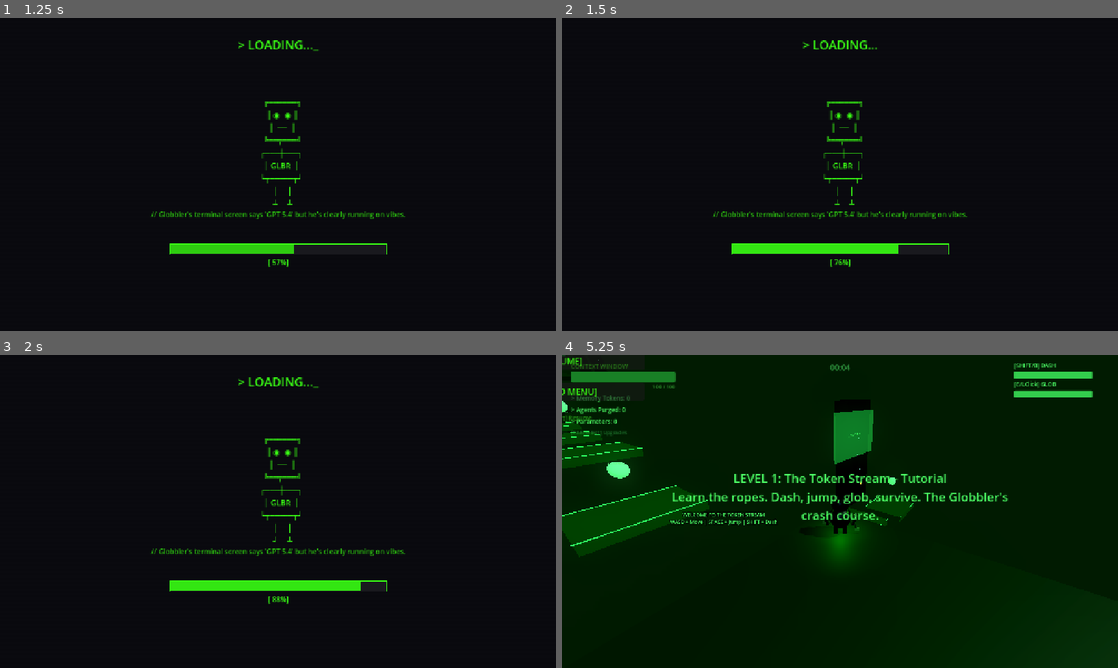
Above: before the commit, frames 1-4 (two rows, left to right).
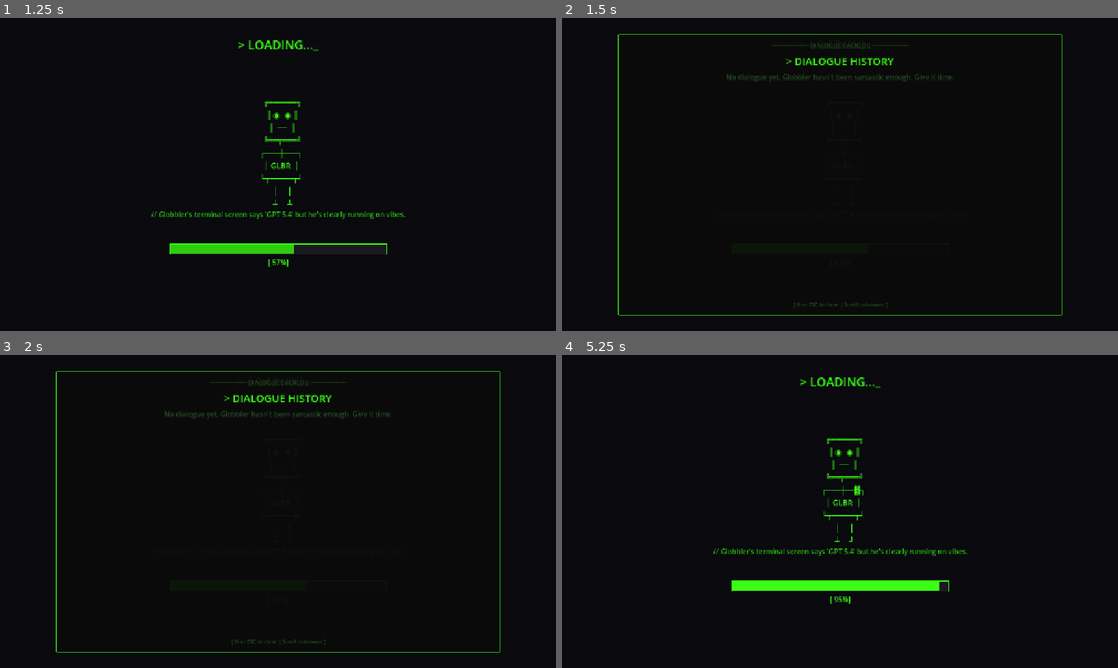
Above: after the commit, the same moments.

Repository: hwashburn1011/globblers-journey
Game: Godot game, scene res://scenes/main/main_menu.tscn
Two runs of this game, one before a commit and one after it. Both use one fixed random seed, a clock stepped at 60 frames per second and the inputs below.
Inputs (mouse positions are in pixels of both pictures, inside the frame that each line leads up to):
- Up to frame 1 (1.25 s): click "[ NEW GAME ]" at 0.5 s
- Up to frame 2 (1.5 s): tap Enter (menu_confirm) at 1.25 s; move the mouse to (962, 158) at 1.27 s; hold Right (hack_right) from 1.28 s (still down); hold H (dialogue_history, bound only after the commit) from 1.28 s (still down); click (962, 158) at 1.42 s
- Up to frame 3 (2 s): keep holding Right (hack_right); keep holding H (dialogue_history, bound only after the commit)
- Up to frame 4 (5.25 s): release Right (hack_right) at 2 s; release H (dialogue_history, bound only after the commit) at 2 s; drag from (728, 527) to (812, 574) at 2.02 s; tap Enter (menu_confirm) at 2.75 s; move the mouse to (895, 442) at 2.77 s; hold Right (hack_right) 2.78-3.5 s; hold G (agent_spawn) 2.78-3.5 s; tap H (dialogue_history, bound only after the commit) at 3.05, 4.55 s; drag from (812, 574) to (673, 464) at 3.52 s; move the mouse to (878, 514) at 4.27 s; hold Up (hack_up) 4.28-5 s; hold Mouse wheel down (camera_zoom_out) 4.28-5 s; tap Escape (pause) at 4.9 s; drag from (673, 464) to (756, 433) at 5.02 s

Frame 1 is identical in both runs. In frame 2, 3.6% of the frame differs, in the area x 10-90%, y 5-96%; in frame 3, 3.7%; in frame 4, 22%, in the area x 0-100%, y 0-100%.

Commit message:
feat: Task 6.3 — add dialogue history viewer (H key)
Created scenes/ui/dialogue_history.gd and .tscn with terminal-style
scrollable backlog showing last 30 dialogue entries. Registered
"dialogue_history" input action (H key) in game_manager.gd. Pauses
game while open, closes with H or ESC.

Co-Authored-By: Claude Opus 4.6 (1M context) <noreply@anthropic.com>

Diff:
--- /dev/null
+++ b/scenes/ui/dialogue_history.gd
@@ -0,0 +1,166 @@
+extends CanvasLayer
+
+# Dialogue History Viewer — because players will absolutely demand receipts
+# for every sarcastic thing Globbler ever said. Press H to open, ESC/H to close.
+# Pauses the game while open, because multitasking is a myth.
+
+const GREEN := Color("#39FF14")
+const DIM_GREEN := Color(0.15, 0.3, 0.15, 1.0)
+const SOFT_GREEN := Color(0.3, 0.9, 0.3)
+const DARK_BG := Color(0.04, 0.04, 0.04, 0.95)
+const BORDER_GREEN := Color(0.224, 1.0, 0.078, 0.7)
+const MAX_DISPLAY_ENTRIES := 30
+
+var _panel: PanelContainer
+var _scroll: ScrollContainer
+var _entries_vbox: VBoxContainer
+var _was_paused := false
+
+
+func _ready() -> void:
+	layer = 110
+	process_mode = Node.PROCESS_MODE_ALWAYS
+	_build_ui()
+	_populate_entries()
+	# Pause the tree — reading old quips is a full-time job
+	_was_paused = get_tree().paused
+	get_tree().paused = true
+
+
+func _build_ui() -> void:
+	_panel = PanelContainer.new()
+
+	var style = StyleBoxFlat.new()
+	style.bg_color = DARK_BG
+	style.border_color = BORDER_GREEN
+	style.set_border_width_all(2)
+	style.set_corner_radius_all(4)
+	style.content_margin_left = 20.0
+	style.content_margin_top = 16.0
+	style.content_margin_right = 20.0
+	style.content_margin_bottom = 16.0
+	_panel.add_theme_stylebox_override("panel", style)
+
+	# Full-screen with margins — like a terminal window that respects personal space
+	_panel.anchor_left = 0.1
+	_panel.anchor_right = 0.9
+	_panel.anchor_top = 0.05
+	_panel.anchor_bottom = 0.95
+	_panel.grow_horizontal = Control.GROW_DIRECTION_BOTH
+	_panel.grow_vertical = Control.GROW_DIRECTION_BOTH
+
+	var outer_vbox = VBoxContainer.new()
+	outer_vbox.add_theme_constant_override("separation", 8)
+	_panel.add_child(outer_vbox)
+
+	# Header
+	var header = Label.new()
+	header.text = "══════════ DIALOGUE BACKLOG ══════════"
+	header.add_theme_color_override("font_color", DIM_GREEN)
+	header.add_theme_font_size_override("font_size", 14)
+	header.horizontal_alignment = HORIZONTAL_ALIGNMENT_CENTER
+	outer_vbox.add_child(header)
+
+	var title = Label.new()
+	title.text = "> DIALOGUE HISTORY"
+	title.add_theme_color_override("font_color", GREEN)
+	title.add_theme_font_size_override("font_size", 24)
+	title.horizontal_alignment = HORIZONTAL_ALIGNMENT_CENTER
+	outer_vbox.add_child(title)
+
+	# Scrollable container for entries
+	_scroll = ScrollContainer.new()
+	_scroll.size_flags_vertical = Control.SIZE_EXPAND_FILL
+	_scroll.horizontal_scroll_mode = ScrollContainer.SCROLL_MODE_DISABLED
+	outer_vbox.add_child(_scroll)
+
+	_entries_vbox = VBoxContainer.new()
+	_entries_vbox.size_flags_horizontal = Control.SIZE_EXPAND_FILL
+	_entries_vbox.add_theme_constant_override("separation", 4)
+	_scroll.add_child(_entries_vbox)
+
+	# Footer with controls
+	var footer = Label.new()
+	footer.text = "[ H or ESC to close | Scroll to browse ]"
+	footer.add_theme_color_override("font_color", Color(0.2, 0.6, 0.2, 0.5))
+	footer.add_theme_font_size_override("font_size", 12)
+	footer.horizontal_alignment = HORIZONTAL_ALIGNMENT_CENTER
+	outer_vbox.add_child(footer)
+
+	add_child(_panel)
+
+
+func _populate_entries() -> void:
+	var dm = get_node_or_null("/root/DialogueManager")
+	if not dm:
+		_add_empty_message("No DialogueManager found. The narrator has gone AWOL.")
+		return
+
+	var history: Array = dm.get_history()
+	if history.is_empty():
+		_add_empty_message("No dialogue yet. Globbler hasn't been sarcastic enough. Give it time.")
+		return
+
+	# Show last MAX_DISPLAY_ENTRIES entries, oldest first (reading order)
+	var start_idx: int = max(0, history.size() - MAX_DISPLAY_ENTRIES)
+	for i in range(start_idx, history.size()):
+		var entry: Dictionary = history[i]
+		_add_entry(entry.get("speaker", "???"), entry.get("text", "..."))
+
+	# Scroll to bottom after a frame so the layout has settled
+	_scroll.call_deferred("set_v_scroll", 999999)
+
+
+func _add_entry(speaker: String, text: String) -> void:
+	var hbox = HBoxContainer.new()
+	hbox.add_theme_constant_override("separation", 8)
+	hbox.size_flags_horizontal = Control.SIZE_EXPAND_FILL
+
+	# Speaker tag — bright green, fixed width vibe
+	var speaker_lbl = Label.new()
+	speaker_lbl.text = "[%s]" % speaker
+	speaker_lbl.add_theme_color_override("font_color", GREEN)
+	speaker_lbl.add_theme_font_size_override("font_size", 14)
+	speaker_lbl.custom_minimum_size = Vector2(140, 0)
+	hbox.add_child(speaker_lbl)
+
+	# Dialogue text — softer green, wraps
+	var text_lbl = Label.new()
+	text_lbl.text = text
+	text_lbl.add_theme_color_override("font_color", SOFT_GREEN)
+	text_lbl.add_theme_font_size_override("font_size", 14)
+	text_lbl.autowrap_mode = TextServer.AUTOWRAP_WORD_SMART
+	text_lbl.size_flags_horizontal = Control.SIZE_EXPAND_FILL
+	hbox.add_child(text_lbl)
+
+	_entries_vbox.add_child(hbox)
+
+	# Subtle separator — because even sarcasm needs paragraph breaks
+	var sep = HSeparator.new()
+	sep.add_theme_stylebox_override("separator", StyleBoxLine.new())
+	sep.add_theme_constant_override("separation", 2)
+	sep.modulate = Color(0.2, 0.6, 0.2, 0.2)
+	_entries_vbox.add_child(sep)
+
+
+func _add_empty_message(msg: String) -> void:
+	var lbl = Label.new()
+	lbl.text = msg
+	lbl.add_theme_color_override("font_color", DIM_GREEN)
+	lbl.add_theme_font_size_override("font_size", 16)
+	lbl.horizontal_alignment = HORIZONTAL_ALIGNMENT_CENTER
+	lbl.size_flags_vertical = Control.SIZE_EXPAND_FILL
+	lbl.vertical_alignment = VERTICAL_ALIGNMENT_CENTER
+	_entries_vbox.add_child(lbl)
+
+
+func _close() -> void:
+	get_tree().paused = _was_paused
+	queue_free()
+
+
+func _unhandled_input(event: InputEvent) -> void:
+	# H or ESC closes — two exits because Globbler is generous like that
+	if event.is_action_pressed("dialogue_history") or event.is_action_pressed("pause"):
+		get_viewport().set_input_as_handled()
+		_close()
--- /dev/null
+++ b/scenes/ui/dialogue_history.tscn
@@ -0,0 +1,8 @@
+[gd_scene load_steps=2 format=3 uid="uid://b3dialhistory01"]
+
+[ext_resource type="Script" path="res://scenes/ui/dialogue_history.gd" id="1_hist"]
+
+[node name="DialogueHistory" type="CanvasLayer"]
+layer = 110
+process_mode = 3
+script = ExtResource("1_hist")
--- a/scripts/game_manager.gd
+++ b/scripts/game_manager.gd
@@ -425,6 +425,29 @@
 	var mc_joy = InputEventJoypadButton.new()
 	mc_joy.button_index = JOY_BUTTON_A
 	InputMap.action_add_event("menu_confirm", mc_joy)
+
+	# --- Dialogue history: H / D-pad Left + Select (for the sarcasm archivists) ---
+	_add.call("dialogue_history")
+	var dh_key = InputEventKey.new()
+	dh_key.keycode = KEY_H
+	InputMap.action_add_event("dialogue_history", dh_key)
+
+var _dialogue_history_scene = preload("res://scenes/ui/dialogue_history.tscn")
+var _dialogue_history_open := false
+
+
+func _unhandled_input(event: InputEvent) -> void:
+	if event.is_action_pressed("dialogue_history") and not _dialogue_history_open:
+		_open_dialogue_history()
+		get_viewport().set_input_as_handled()
+
+
+func _open_dialogue_history() -> void:
+	_dialogue_history_open = true
+	var viewer = _dialogue_history_scene.instantiate()
+	viewer.tree_exited.connect(func(): _dialogue_history_open = false)
+	get_tree().root.add_child(viewer)
+
 
 func _process(delta: float) -> void:
 	if level_started:
Not shown, changed: TASKS.md
